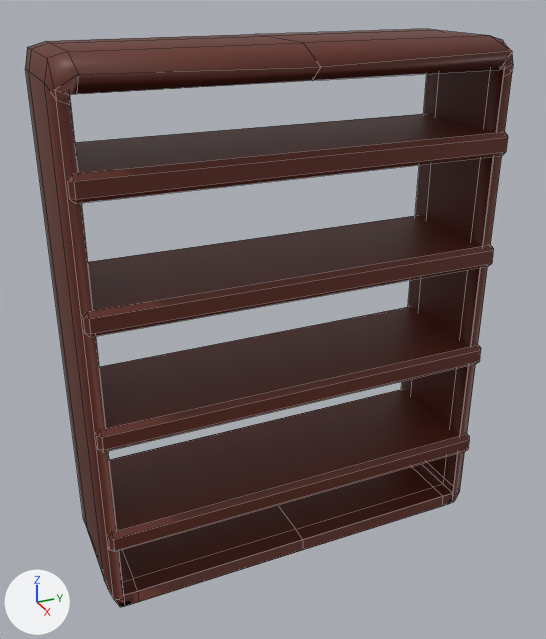
The Blender file Assets/Blender/Blender Files/regal.blend as it was, and as the next commit left it.
Both versions are drawn from a 50 mm camera at (5.47, -2.74, 4.17) aimed at (-0.4, -0.1, 1.23). The lights are fixed; the arrows at lower left show +X, +Y and +Z. Mesh edges are drawn as thin lines.

Script lines for the objects in view, before the commit:
```python
me_plane = bpy.data.meshes.new('Plane')
me_plane.from_pydata([(0.18, 1.95, 0.0), (-1.0, 1.95, 0.0), (0.18, -1.91, 0.0), (-1.0, -1.91, 0.0)], [], [(0, 1, 3, 2)])
me_plane.materials.append(mat_wood_mat)  # dark red #63291c
me_plane_003 = bpy.data.meshes.new('Plane.003')
me_plane_003.from_pydata(...)  # 40 vertices, 28 faces; spans x -1.0..0.12, y 0.0..1.83, z -1.0..3.56
me_plane_003.polygons.foreach_set('use_smooth', [True] * 28)
me_plane_003.materials.append(mat_wood_mat)  # dark red #63291c
# before: 0 (0.12, 1.83, -1.0), 3 (0.12, 1.83, 3.56), 4 (0.12, 0.0, -1.0), 7 (0.12, 1.78, 3.56), 11 (0.12, 1.83, -0.92)
# before: 12 (0.12, 1.83, 3.49), 24 (0.12, 0.0, 3.56), 28 (0.12, 1.69, -1.0), 32 (0.12, 1.69, -1.0), 33 (0.12, 0.0, 3.56)
# before: 34 (0.12, 1.83, 3.49), 35 (0.12, 1.83, -0.92), 36 (0.12, 1.78, 3.56), 37 (0.12, 0.0, -1.0), 38 (0.12, 1.83, 3.56)
# before: 39 (0.12, 1.83, -1.0)
ob_plane = bpy.data.objects.new('Plane', me_plane)
ob_plane.location = (0.0, 0.0, -0.25)
_m = ob_plane.modifiers.new('Solidify', 'SOLIDIFY')
_m.thickness = 0.21
_m = ob_plane.modifiers.new('Bevel', 'BEVEL')
_m.width = 0.04
_m.width_pct = 0.04
_m.limit_method = 'NONE'
_m = ob_plane.modifiers.new('Array', 'ARRAY')
_m.count = 4
_m.relative_offset_displace = (0.0, 0.0, 5.0)
ob_plane_003 = bpy.data.objects.new('Plane.003', me_plane_003)
ob_plane_003.location = (0.0, 0.0, 0.0)
_m = ob_plane_003.modifiers.new('Mirror', 'MIRROR')
_m.use_axis = (False, True, False)
_m.use_clip = True
_m = ob_plane_003.modifiers.new('Solidify', 'SOLIDIFY')
_m.thickness = 0.13
```
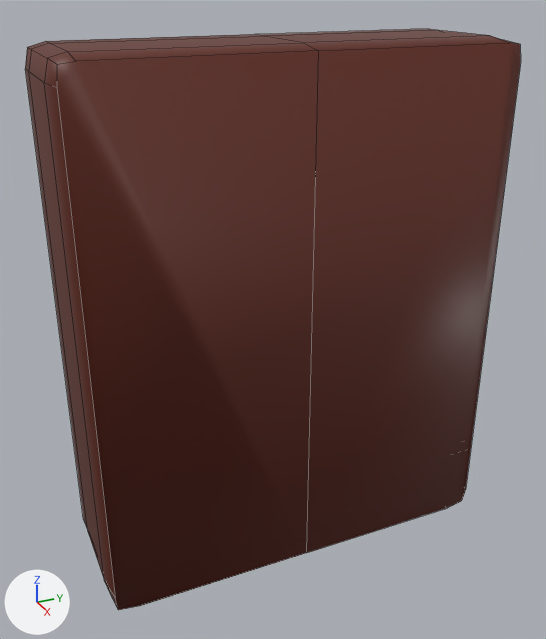
What differs and where, as boxes (x1, y1, x2, y2) in the pictures (546 x 639 px):
'Plane.003', reshaped: before (25, 29, 513, 607); after (25, 29, 521, 610)
part 1 of me_plane_003, cut back: before (55, 51, 513, 607); after (57, 42, 521, 610)
'Plane', unchanged, covered by the edit: before (67, 114, 508, 552)

Edits to the bpy script that builds the scene:
```text
Change me_plane_003:
    where me_plane_003.from_pydata(...)  # 40 vertices, 28 faces; spans x -1.0..0.12, y 0.0..1.83, z -1.0..3.56
    used by ob_plane_003; location = (0.0, 0.0, 0.0)
    verts and faces of me_plane_003; kept vertices keep their numbers, new ones are numbered from 40
    me_plane_003 part 1
    add delete_vertices([*range(32, 40)])  # with the faces that use them
    add faces += [(0, 28, 4, 24, 7, 3, 12, 11)]
```
